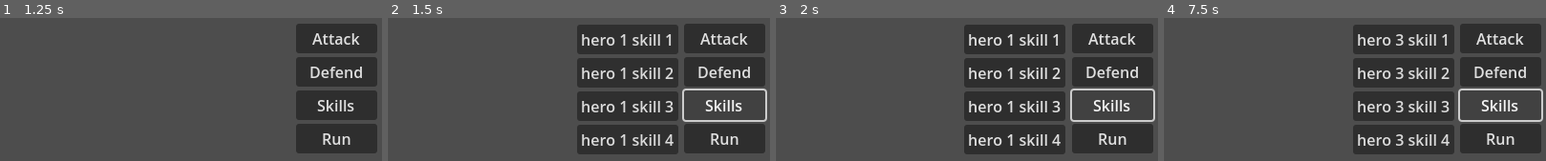
Above: before the commit, frames 1-4 (left to right).
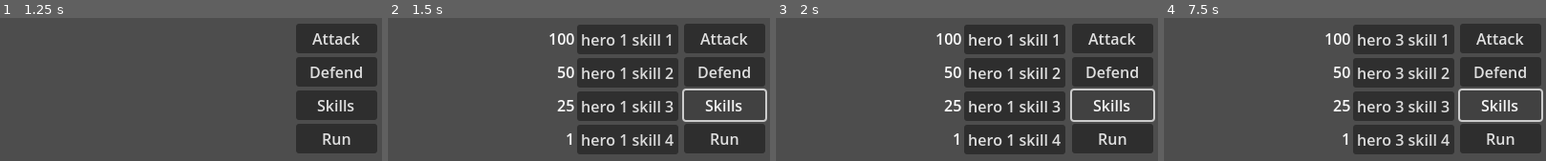
Above: after the commit, the same moments.

Repository: Tigeagle2/Final_team_game_CS399
Game: Godot game, scene res://scenes/ui_scenes/fight_screen_ui.tscn
Same seed, same stepped clock (60 frames per second), same inputs: the game is played once before the commit and once after it. The project has no main scene, so this scene is started directly.
Inputs:
- Up to frame 1 (1.25 s): click "temp button, changes tab from…" at 0.5 s
- Up to frame 2 (1.5 s): click "Skills" at 1.25 s
- Up to frame 3 (2 s): no input
- Up to frame 4 (7.5 s): click "hero 1 skill 1" at 2 s; click "Attack" at 2.75 s; click "Defend" at 3.5 s; click "temp button, changes tab from…" at 4.25 s; click "Run" at 5 s; click "Attack" at 5.75 s; click "Defend" at 6.5 s; click "Skills" at 7.25 s

Frame 1 is identical in both runs. In frame 2, 0.7% of the frame differs, in the area x 42-49%, y 10-89%; in frame 3, 0.7%; in frame 4, 0.7%.

Commit message:
worked on health bar and hero ui

Diff:
--- /dev/null
+++ b/scenes/ui_scenes/health_bar.tscn
@@ -0,0 +1,19 @@
+[gd_scene load_steps=2 format=3 uid="uid://dfxjl4e74c0se"]
+
+[ext_resource type="Script" uid="uid://bt6crl1vn0vcy" path="res://scripts/ui_scripts/health_bar.gd" id="1_f2rr2"]
+
+[node name="health_bar" type="Control"]
+layout_mode = 3
+anchors_preset = 15
+anchor_right = 1.0
+anchor_bottom = 1.0
+grow_horizontal = 2
+grow_vertical = 2
+script = ExtResource("1_f2rr2")
+
+[node name="ProgressBar" type="ProgressBar" parent="."]
+layout_mode = 0
+offset_left = 81.0
+offset_top = 148.0
+offset_right = 411.0
+offset_bottom = 180.0
--- a/scenes/ui_scenes/hero_ui.tscn
+++ b/scenes/ui_scenes/hero_ui.tscn
@@ -28,12 +28,30 @@
 focus_neighbor_bottom = NodePath("../skill_2_button")
 text = "Skill 1"
 
+[node name="energy_label" type="Label" parent="skill_menu/skill_1_button"]
+layout_mode = 0
+offset_left = -42.0
+offset_top = 3.0
+offset_right = -2.0
+offset_bottom = 26.0
+text = "10"
+horizontal_alignment = 2
+
 [node name="skill_2_button" type="Button" parent="skill_menu"]
 unique_name_in_owner = true
 layout_mode = 2
 focus_neighbor_top = NodePath("../skill_1_button")
 focus_neighbor_bottom = NodePath("../skill_3_button")
 text = "Skill 2"
+
+[node name="energy_label" type="Label" parent="skill_menu/skill_2_button"]
+layout_mode = 0
+offset_left = -42.0
+offset_top = 3.0
+offset_right = -2.0
+offset_bottom = 26.0
+text = "10"
+horizontal_alignment = 2
 
 [node name="skill_3_button" type="Button" parent="skill_menu"]
 unique_name_in_owner = true
@@ -42,11 +60,29 @@
 focus_neighbor_bottom = NodePath("../skill_4_button")
 text = "Skill 3"
 
+[node name="energy_label" type="Label" parent="skill_menu/skill_3_button"]
+layout_mode = 0
+offset_left = -42.0
+offset_top = 3.0
+offset_right = -2.0
+offset_bottom = 26.0
+text = "10"
+horizontal_alignment = 2
+
 [node name="skill_4_button" type="Button" parent="skill_menu"]
 unique_name_in_owner = true
 layout_mode = 2
 focus_neighbor_top = NodePath("../skill_3_button")
 text = "Skill 4"
+
+[node name="energy_label" type="Label" parent="skill_menu/skill_4_button"]
+layout_mode = 0
+offset_left = -42.0
+offset_top = 3.0
+offset_right = -2.0
+offset_bottom = 26.0
+text = "10"
+horizontal_alignment = 2
 
 [node name="VBoxContainer" type="VBoxContainer" parent="."]
 layout_mode = 1
--- a/scripts/ui_scripts/fight_ui_scripts/fight_screen_ui.gd
+++ b/scripts/ui_scripts/fight_ui_scripts/fight_screen_ui.gd
@@ -21,6 +21,8 @@
 		%TabContainer.set_current_tab(%TabContainer.current_tab + 1)
 	if %TabContainer.get_current_tab_control().has_method("input_focus") && Input.get_connected_joypads().size() > 0:
 		%TabContainer.get_current_tab_control().input_focus()
+	if %TabContainer.get_current_tab_control().has_method("turn_update"):
+		%TabContainer.get_current_tab_control().turn_update()
 func on_change_tab():
 	change_current_tab()
 
--- a/scripts/ui_scripts/fight_ui_scripts/hero_ui.gd
+++ b/scripts/ui_scripts/fight_ui_scripts/hero_ui.gd
@@ -3,6 +3,8 @@
 @export_enum("hero 1", "hero 2", "hero 3") var hero_id: int
 ## signal used to tell the tab container to change to a new tab
 signal change_tab
+## links the characture for energy reasons
+@export var linked_hero: Node = null
 ## stores the starting position for the skill menu for the tweens to use
 @onready var skill_home_x: float = %skill_menu.position.x
 var active_skill_tween: Tween
@@ -11,14 +13,28 @@
 ## How long the tweens take
 var skill_tween_duration: float = 0.3
 var skill_menu_open: bool = false
+var energy: int
+var skill_1_required_energy: int = 100
+var skill_2_required_energy: int = 50
+var skill_3_required_energy: int = 25
+var skill_4_required_energy: int = 1
 # Called when the node enters the scene tree for the first time.
 func _ready() -> void:
 	setup_menu()
-	%skill_menu.modulate.a = 0
+	#skill_1_required_energy = linked_hero.skill_1_energy
+	#skill_2_required_energy = linked_hero.skill_2_energy
+	#skill_3_required_energy = linked_hero.skill_3_energy
+	#skill_4_required_energy = linked_hero.skill_4_energy
+
 # Called every frame. 'delta' is the elapsed time since the previous frame.
 func _process(delta: float) -> void:
 	pass
 func setup_menu():
+	%skill_menu.modulate.a = 0
+	%skill_1_button/energy_label.set_text(str(skill_1_required_energy))
+	%skill_2_button/energy_label.set_text(str(skill_2_required_energy))
+	%skill_3_button/energy_label.set_text(str(skill_3_required_energy))
+	%skill_4_button/energy_label.set_text(str(skill_4_required_energy))
 	if hero_id == 0:
 		%skill_1_button.set_text("hero 1 skill 1")
 		%skill_2_button.set_text("hero 1 skill 2")
@@ -45,8 +61,6 @@
 	else:
 		toggle_skill_menu_anminations()
 		skill_menu_open = true
-
-	print(skill_menu_open)
 func toggle_skill_menu_anminations():
 	if skill_menu_open:
 		fly_out()
@@ -82,6 +96,9 @@
 	active_skill_tween.parallel().tween_property(%skill_menu, "modulate:a", 0.0, skill_tween_duration)
 func input_focus():
 	%attack_button.grab_focus()
+func turn_update():
+	if linked_hero != null:
+		energy = linked_hero.energy
 func _input(event: InputEvent) -> void:
 	if event.is_action_pressed("bottom_button") && %skill_menu.visible:
 		toggle_skill_menu()
@@ -113,6 +130,8 @@
 func _on_skill_1_button_pressed() -> void:
 	if not skill_menu_open:
 		return
+	if skill_1_required_energy < energy:
+		return
 	if hero_id == 0:
 		pass
 	elif hero_id == 1:
@@ -123,6 +142,8 @@
 
 func _on_skill_2_button_pressed() -> void:
 	if not skill_menu_open:
+		return
+	if skill_2_required_energy < energy:
 		return
 	if hero_id == 0:
 		pass
@@ -135,6 +156,8 @@
 func _on_skill_3_button_pressed() -> void:
 	if not skill_menu_open:
 		return
+	if skill_3_required_energy < energy:
+		return
 	if hero_id == 0:
 		pass
 	elif hero_id == 1:
@@ -146,6 +169,8 @@
 func _on_skill_4_button_pressed() -> void:
 	if not skill_menu_open:
 		return
+	if skill_4_required_energy < energy:
+		pass
 	if hero_id == 0:
 		pass
 	elif hero_id == 1:
--- /dev/null
+++ b/scripts/ui_scripts/health_bar.gd
@@ -0,0 +1,10 @@
+extends Control
+@export  var linked_node: Node = null
+
+# Called when the node enters the scene tree for the first time.
+func _ready() -> void:
+	if "health" in linked_node:
+		pass
+# Called every frame. 'delta' is the elapsed time since the previous frame.
+func _process(delta: float) -> void:
+	pass
Not shown, added: scripts/ui_scripts/health_bar.gd.uid
